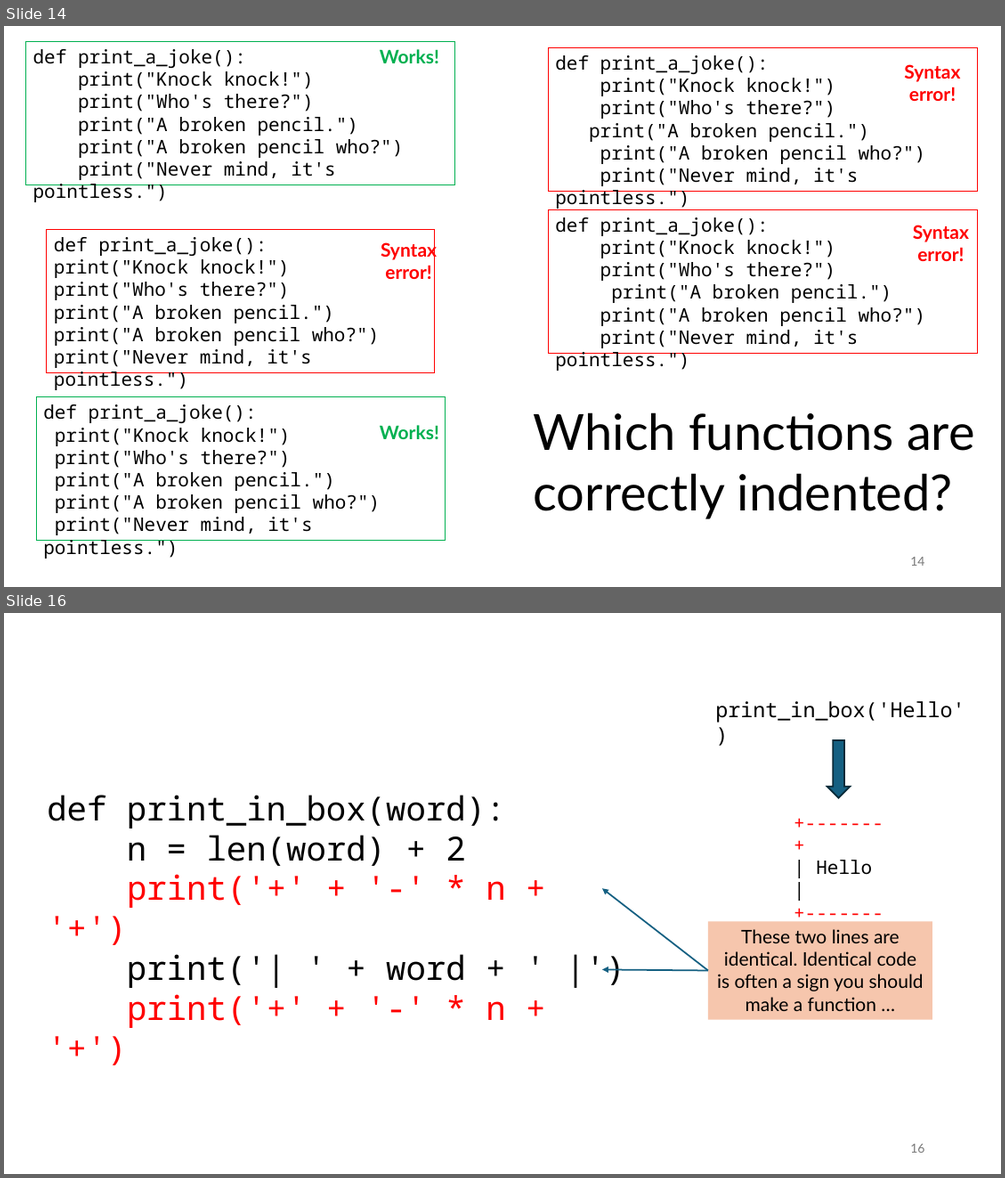
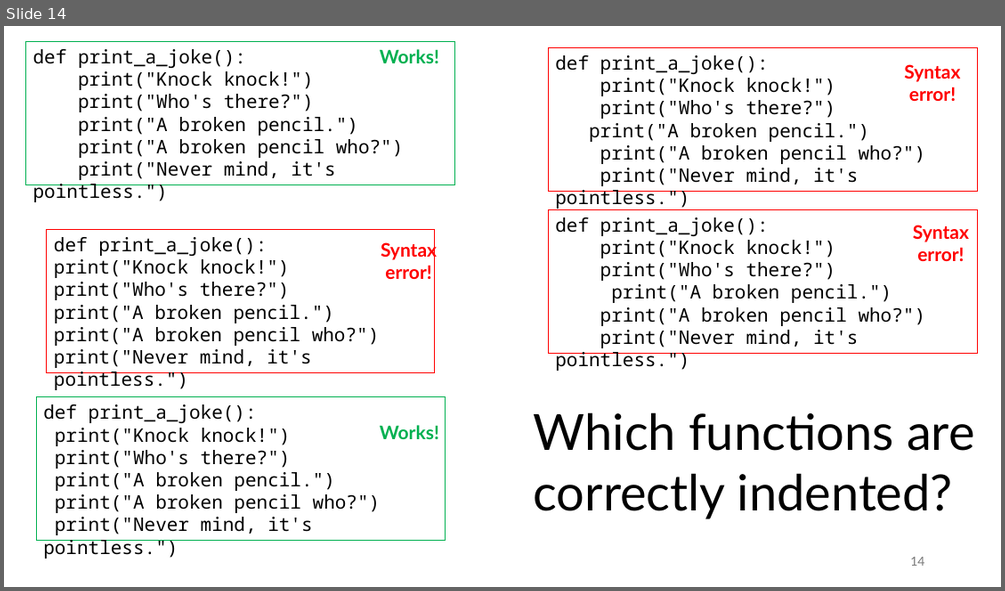
Before and after one commit to tjd1234/cmpt120spring2026, a slide deck: lecture_notes/chapter3/chapter3.pptx. Shown one above the other, each under a label of ours: slides 14 and 16 before the commit, slide 14 after it; the slides between them are not shown. The pictures are 1005x1178 and 1005x591 pixels, drawn with LibreOffice and Linux fonts; fonts in the diff are those of the drawing. Boxes give left, top, right and bottom in pixels: in the first picture for what was removed or moved away, otherwise in the second. Text is boxed around its words. In the diff, an @@ line names an element or a change of style, - is before the commit and + after.

```diff
--- a/lecture_notes/chapter3/chapter3.pptx
+++ b/lecture_notes/chapter3/chapter3.pptx
@@ slide 16 removed at box(4, 613, 1001, 1174), background #FFFFFF @@
@@ text removed at box(715, 701, 964, 722) @@
-print_in_box('Hello')
@@ down arrow removed at box(827, 740, 850, 798) @@
@@ text removed at box(47, 795, 506, 1028) @@
-def print_in_box(word):
-n = len(word) + 2
-print('+' + '-' * n + '+')
-print('| ' + word + ' |')
-print('+' + '-' * n + '+')
@@ text removed at box(816, 860, 872, 875) @@
-+-------+
-| Hello |
-+-------+
@@ arrow removed from (708, 971) to (602, 888) @@
@@ rectangle removed at box(708, 921, 933, 1019) @@
-These two lines are identical. Identical code is often a sign you should make a function …
@@ arrow removed from (708, 971) to (602, 970) @@
@@ page number removed at box(910, 1143, 924, 1152) @@
-16
```
Also in this commit, not shown: 5 slides changed, 5 slides added, 10 other slides removed, 1 other file.
